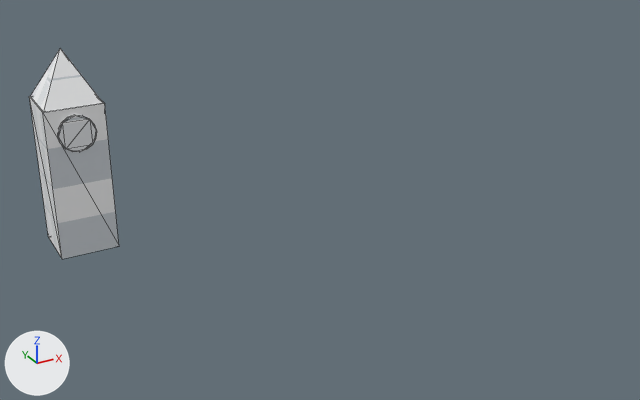
Before and after pictures for a commit that changed the glTF model godot_demo/assets/building_clocktower.glb.
The view is the same before and after, from a camera (50 mm lens) standing at (-16.54, -16.18, 11.55) and looking at (-5.78, 3.39, 1.77). The axes (+X, +Y, +Z) are drawn at lower left. The lights are the same throughout. The older version comes first. Mesh edges are drawn as thin lines. Where no turn or scale is listed for an object, it has been applied to the vertices. Vertices at exactly the same position are counted once.

The older version as bpy lines, for what is in view:
```python
me_cube_032 = bpy.data.meshes.new('Cube.032')
me_cube_032.from_pydata(...)  # 45 vertices, 78 faces; spans x -0.8..0.8, y -0.86..0.8, z -2.1..3.5
me_cube_032.materials.append(mat_m_texstone)  # picture img_tex_building_stone
ob_building_clocktower = bpy.data.objects.new('building_clocktower', me_cube_032)
ob_building_clocktower.location = (-11.5, 7.0, 2.4)
```
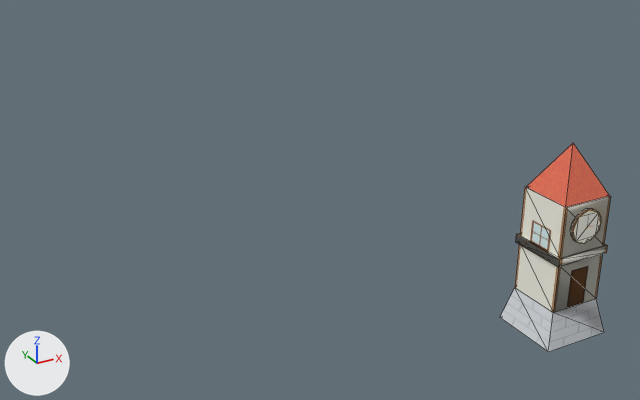
Edits to the scene script, one JSON object a line:
```json
{"op": "add", "block": "img_tex_building_decor", "code": ["img_tex_building_decor = load_image('tex_building_decor', '_unpacked/tex_building_decor', 1024, 1024, 'sRGB')"]}
{"op": "add", "block": "img_tex_building_walls", "code": ["img_tex_building_walls = load_image('tex_building_walls', '_unpacked/tex_building_walls', 1024, 1024, 'sRGB')"]}
{"op": "add", "block": "img_tex_building_roofs", "code": ["img_tex_building_roofs = load_image('tex_building_roofs', '_unpacked/tex_building_roofs', 1024, 1024, 'sRGB')"]}
{"op": "add", "block": "mat_m_texdecor", "code": ["mat_m_texdecor = principled_material('M_TexDecor')", "mat_m_texdecor.texture = img_tex_building_decor"]}
{"op": "add", "block": "mat_m_texwall", "code": ["mat_m_texwall = principled_material('M_TexWall')", "mat_m_texwall.texture = img_tex_building_walls"]}
{"op": "add", "block": "mat_m_texroof", "code": ["mat_m_texroof = principled_material('M_TexRoof')", "mat_m_texroof.texture = img_tex_building_roofs"]}
{"block": "me_cube_032", "where": "# used by ob_building_clocktower; location = (-11.5, 7.0, 2.4)"}
{"op": "remove", "block": "me_cube_032", "code": "me_cube_032.from_pydata(...)  # 45 vertices, 78 faces; spans x -0.8..0.8, y -0.86..0.8, z -2.1..3.5"}
{"op": "add", "block": "me_cube_032", "code": "me_cube_032.from_pydata(...)  # 65 vertices, 118 faces; spans x -1.04..1.04, y -1.04..1.04, z -2.1..3.5"}
{"block": "me_cube_032", "change": "me_cube_032 part 1"}
{"block": "me_cube_032", "change": "4 vertices are removed from x -0.8..0.8, y -0.8..0.8, z -2.1"}
{"block": "me_cube_032", "change": "10 faces are deleted"}
{"block": "me_cube_032", "change": "24 vertices are added at x -1.04..1.04, y -1.04..1.04, z -2.1..0.64"}
{"block": "me_cube_032", "change": "2 new faces join them, mat_m_texstone (picture img_tex_building_stone)"}
{"block": "me_cube_032", "change": "48 new faces join them, mat_m_texwall (picture img_tex_building_walls)"}
{"block": "me_cube_032", "change": "me_cube_032 part 2: 68 kept faces spanning x -0.8..0.8, y -0.86..0.8, z 0.9..3.5 get new texture (UV) coordinates"}
{"block": "me_cube_032", "change": "me_cube_032 part 3: 14 faces spanning x -0.5..0.5, y -0.86, z 0.9..1.9 switch from mat_m_texstone (picture img_tex_building_stone) to mat_m_texdecor (picture img_tex_building_decor)"}
{"block": "me_cube_032", "change": "me_cube_032 part 4: 4 faces spanning x -0.78..0.78, y -0.78..0.78, z 2.1..3.5 switch from mat_m_texstone (picture img_tex_building_stone) to mat_m_texroof (picture img_tex_building_roofs)"}
{"block": "me_cube_032", "change": "me_cube_032 part 5: 46 faces spanning x -0.5..0.5, y -0.86..-0.76, z 0.9..1.9 switch from mat_m_texstone (picture img_tex_building_stone) to mat_m_texwall (picture img_tex_building_walls)"}
{"op": "set", "path": "ob_building_clocktower.location", "old": "(-11.5, 7.0, 2.4)", "new": "(0.0, 0.0, 0.0)"}
```

Changed parts and their boxes (x1, y1, x2, y2) in the pictures (640 x 400 px):
```json
{"object": "building_clocktower", "change": "reshaped, moved", "before": [29, 48, 119, 259], "after": [500, 143, 611, 352], "on screen": "23% wider"}
{"part": 1, "of": "me_cube_032", "change": "reshaped", "before": [29, 97, 119, 259], "after": [500, 187, 611, 352]}
{"part": 2, "of": "me_cube_032", "change": "surface changed", "before": [29, 48, 104, 152], "after": [526, 143, 610, 244]}
{"part": 3, "of": "me_cube_032", "change": "recoloured", "before": [59, 116, 97, 152], "after": [573, 210, 601, 244]}
{"part": 4, "of": "me_cube_032", "change": "recoloured", "before": [30, 48, 103, 112], "after": [527, 143, 609, 207]}
{"part": 5, "of": "me_cube_032", "change": "recoloured", "before": [58, 115, 89, 144], "after": [571, 209, 595, 241]}
```
